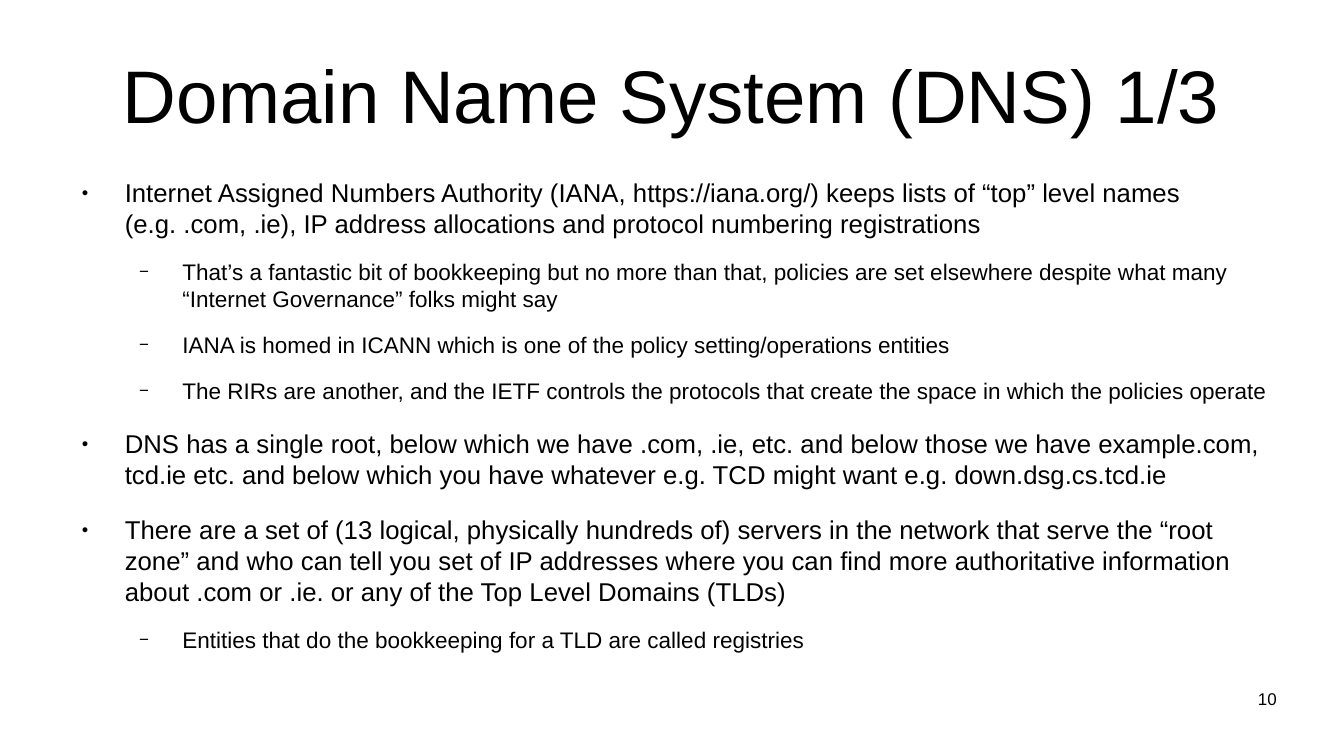
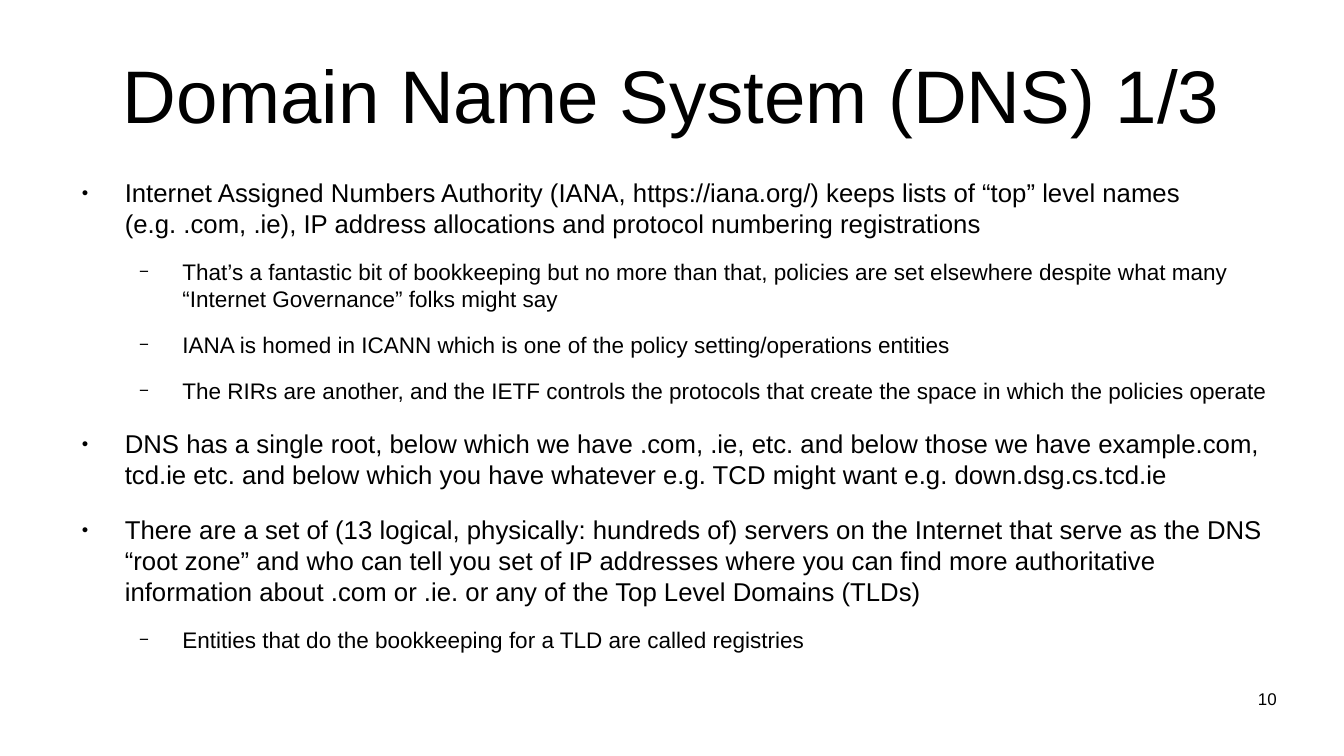
Before and after one commit to sftcd/witidtm, a slide deck: slide 10 of lectures/200-web.odp. Drawn at 1344x756 pixels with LibreOffice and Linux fonts; fonts in the diff are those of the drawing. Boxes give left, top, right and bottom in pixels: in the first picture for what was removed or moved away, otherwise in the second. Text is boxed around its words. In the diff, an @@ line names an element or a change of style, - is before the commit and + after.

```diff
--- a/lectures/200-web.odp
+++ b/lectures/200-web.odp
@@ text at (125,520,1261,607): text changed @@
-● There are a set of (13 logical, physically hundreds of) servers in the network that serve the “root zone” and who can tell you set of IP addresses where you can find more authoritative information about .com or .ie. or any of the Top Level Domains (TLDs)
+● There are a set of (13 logical, physically: hundreds of) servers on the Internet that serve as the DNS “root zone” and who can tell you set of IP addresses where you can find more authoritative information about .com or .ie. or any of the Top Level Domains (TLDs)
```
Also in this commit, not shown: 10 other slides changed, 3 slides added, 4 other files.
